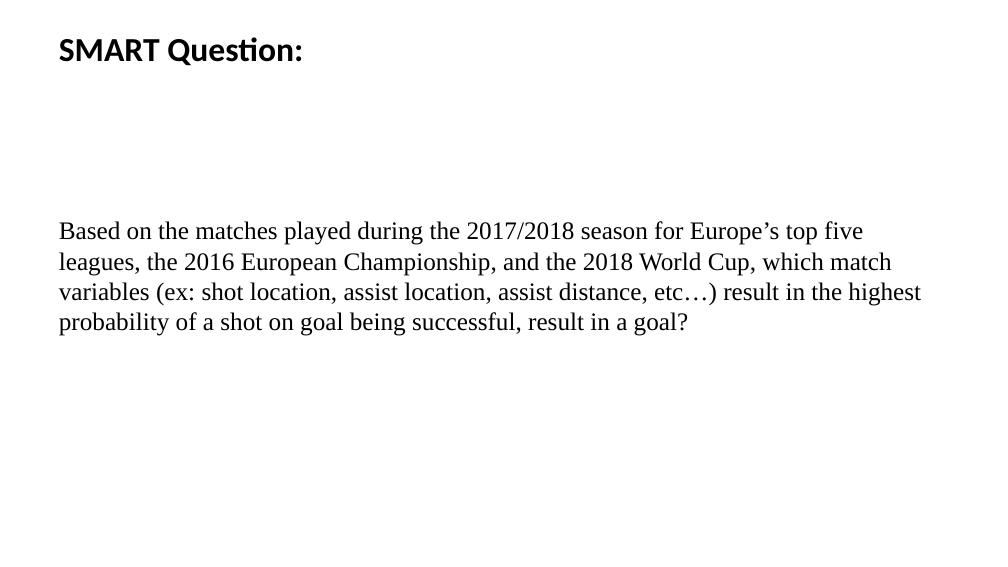
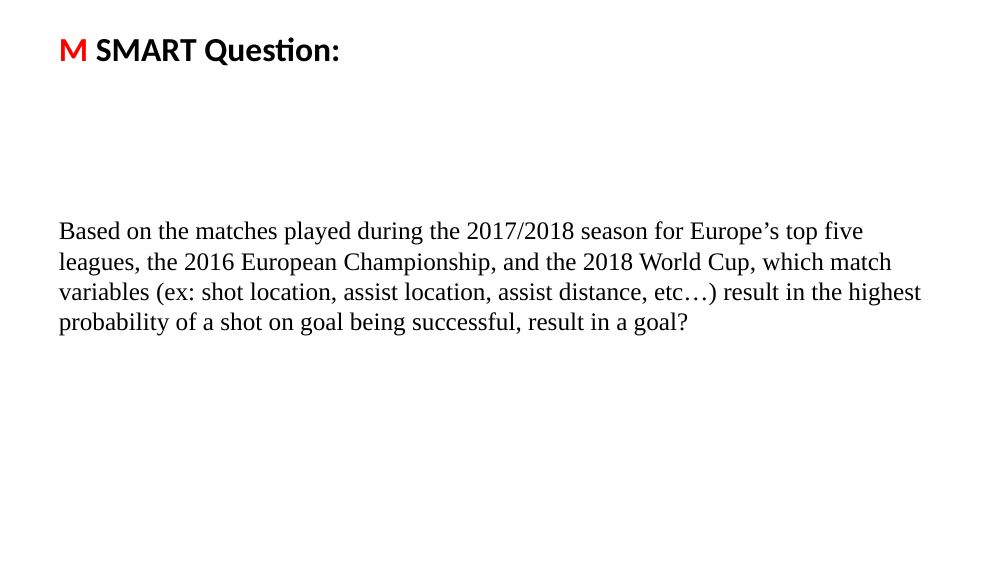
Before and after one commit to rmesina/T2_Codes-R-Us, a slide deck: slide 5 of midterm_project/Determining which variables contribute to likely hood of.pptx. Drawn at 1008x567 pixels with LibreOffice and Linux fonts; fonts in the diff are those of the drawing. Boxes give left, top, right and bottom in pixels: in the first picture for what was removed or moved away, otherwise in the second. Text is boxed around its words. In the diff, an @@ line names an element or a change of style, - is before the commit and + after.

```diff
--- a/midterm_project/Determining which variables contribute to likely hood of.pptx
+++ b/midterm_project/Determining which variables contribute to likely hood of.pptx
@@ text at (59,37,340,66): text changed @@
-SMART Question:
+M SMART Question:
```
Also in this commit, not shown: 4 other slides changed, 3 slides added, 3 slides removed.
